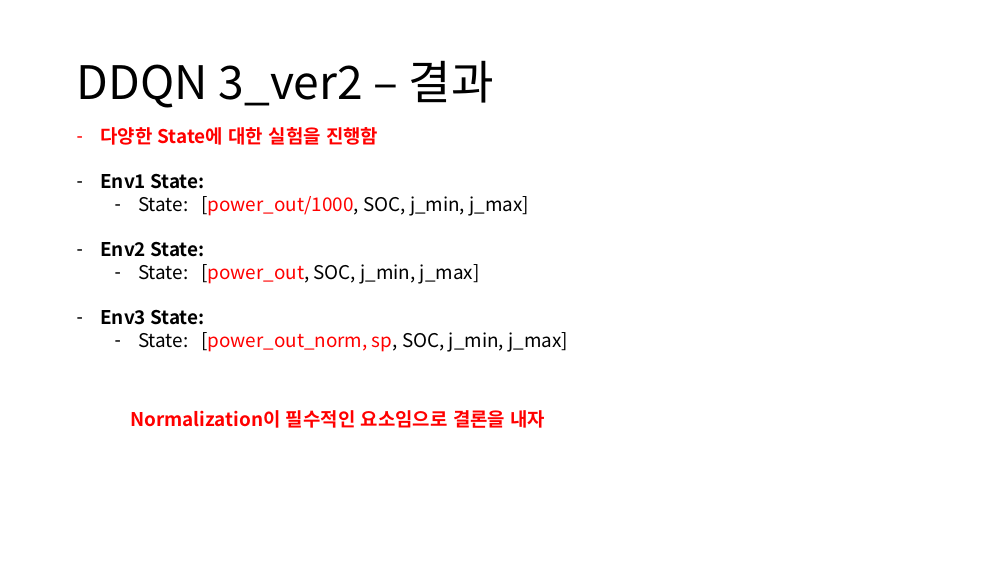
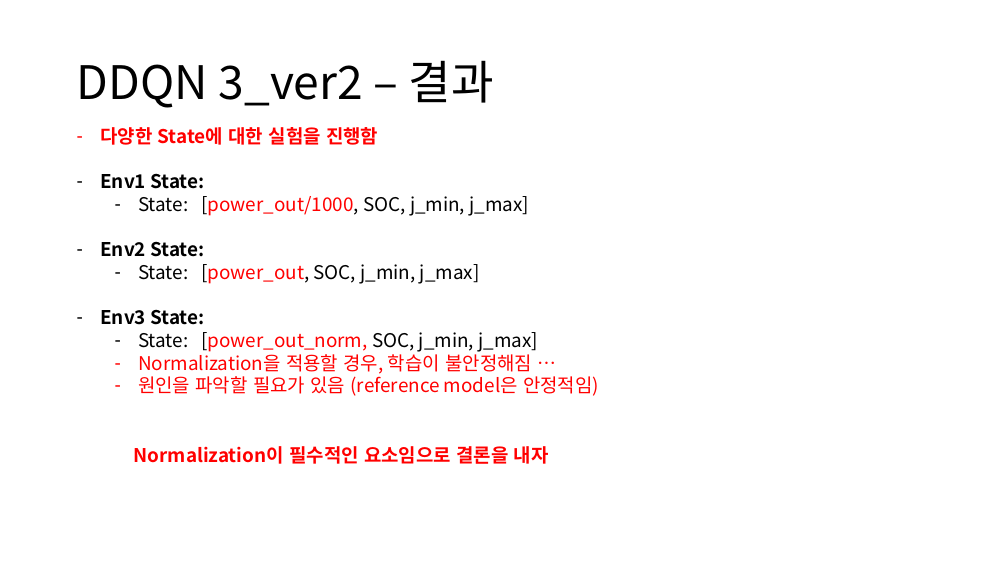
Before and after one commit to zidane89/experiment, a slide deck: slide 13 of 실험정리.pptx. Drawn at 1008x567 pixels with LibreOffice and Linux fonts; fonts in the diff are those of the drawing. Boxes give left, top, right and bottom in pixels: in the first picture for what was removed or moved away, otherwise in the second. Text is boxed around its words. In the diff, an @@ line names an element or a change of style, - is before the commit and + after.

```diff
--- a/실험정리.pptx
+++ b/실험정리.pptx
@@ text at [138,332,599,396]: text changed; text colour #000000 to #FF0000 @@
-  – State: [power_out_norm, sp, SOC, j_min, j_max]
+  – State: [power_out_norm, SOC, j_min, j_max]
+  – Normalization을 적용할 경우, 학습이 불안정해짐 …
+  – 원인을 파악할 필요가 있음 (reference model은 안정적임)
@@ text "Normalization이 필수적인 요소임으로 결론을 내자": place and size @@
-text "Normalization이 필수적인 요소임으로 결론을 내자" at [130,410,545,428]
+text "Normalization이 필수적인 요소임으로 결론을 내자" at [134,446,549,464]
```
Also in this commit, not shown: 2 other slides changed, 3 other files.
